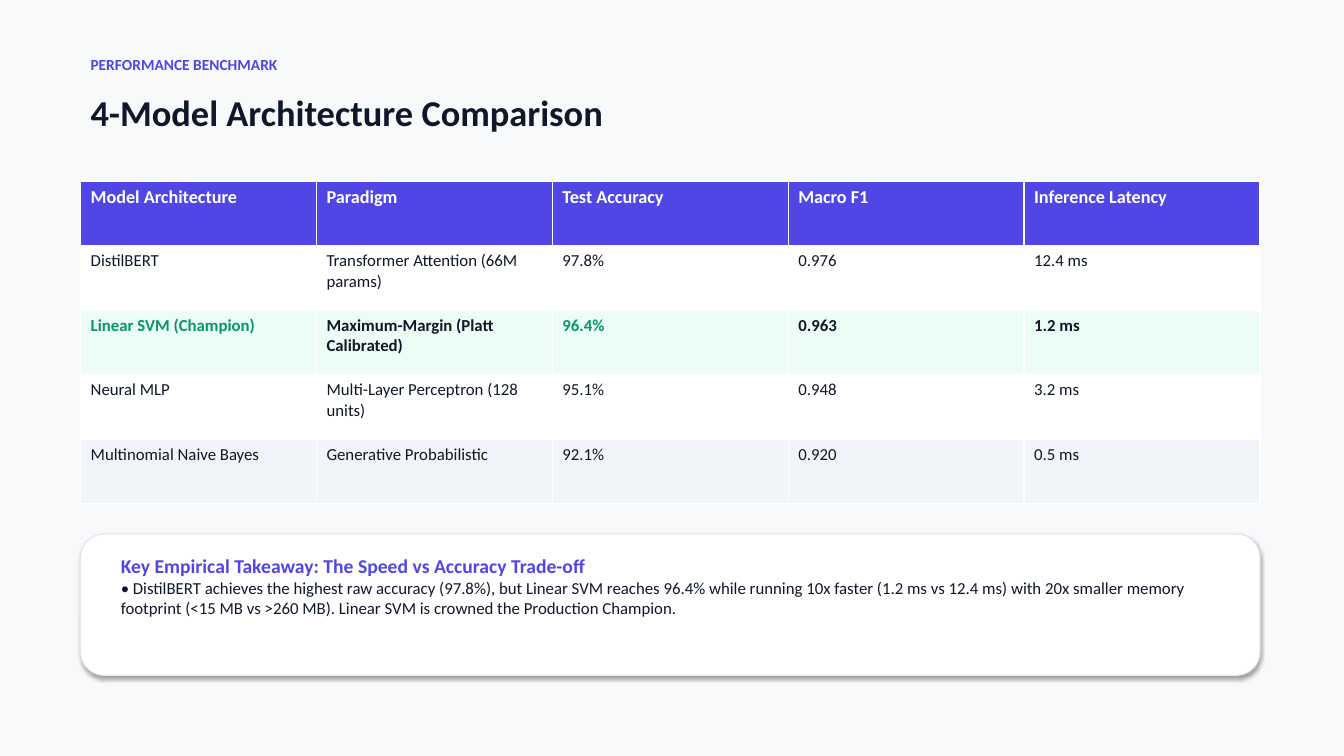
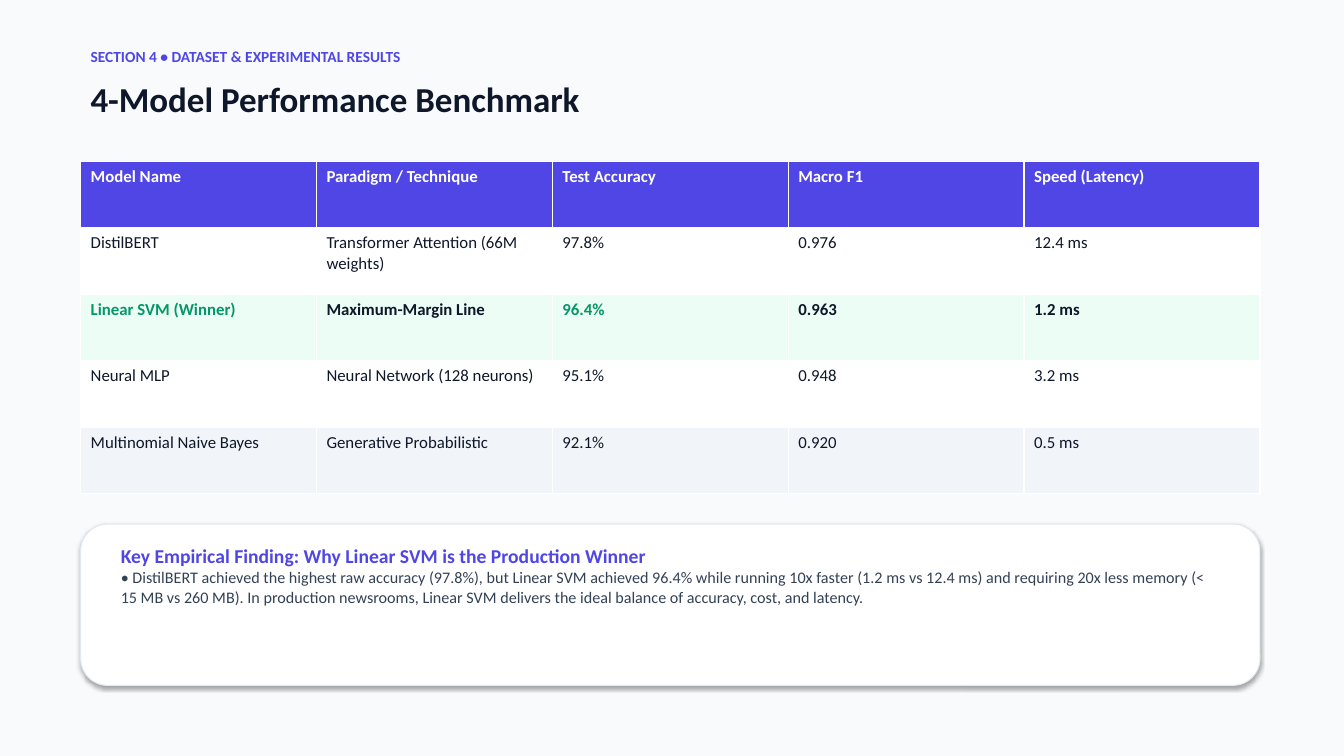
Before and after one commit to Abhijeet0848/NewsLens, a slide deck: slide 9 of docs/NewsScope_Presentation.pptx. Drawn at 1344x756 pixels with LibreOffice and Linux fonts; fonts in the diff are those of the drawing. Boxes give left, top, right and bottom in pixels: in the first picture for what was removed or moved away, otherwise in the second. Text is boxed around its words. In the diff, an @@ line names an element or a change of style, - is before the commit and + after.

Commit message:
docs: restructure presentation into 7 user-specified sections using light theme

```diff
--- a/docs/NewsScope_Presentation.pptx
+++ b/docs/NewsScope_Presentation.pptx
@@ background #F8F9FA to #F8FAFC @@
@@ text at (x1=91, y1=52, x2=401, y2=62): text changed @@
-PERFORMANCE BENCHMARK
+SECTION 4 • DATASET & EXPERIMENTAL RESULTS
@@ text at (x1=91, y1=87, x2=579, y2=113): text changed; size 26 to 25 pt @@
-4-Model Architecture Comparison
+4-Model Performance Benchmark
@@ table at (x1=81, y1=161, x2=1260, y2=494) @@
-row 1: Model Architecture | Paradigm | Test Accuracy | Macro F1 | Inference Latency
+row 1: Model Name | Paradigm / Technique | Test Accuracy | Macro F1 | Speed (Latency)
-row 2, column 2: Transformer Attention (66M params)
+row 2, column 2: Transformer Attention (66M weights)
-row 3, column 1: Linear SVM (Champion)
+row 3, column 1: Linear SVM (Winner)
-row 3, column 2: Maximum-Margin (Platt Calibrated)
+row 3, column 2: Maximum-Margin Line
-row 4, column 2: Multi-Layer Perceptron (128 units)
+row 4, column 2: Neural Network (128 neurons)
@@ size 13 to 12 pt in "Test Accuracy", "Macro F1" @@
@@ table resized from (x1=81, y1=181, x2=1260, y2=504) to (x1=81, y1=161, x2=1260, y2=494) @@
@@ rounded rectangle resized from (x1=81, y1=534, x2=1260, y2=676) to (x1=81, y1=524, x2=1260, y2=686) @@
@@ text at (x1=121, y1=549, x2=1187, y2=606): text changed; size 12 to 11.5 pt; text colour #0F172A to #334155 @@
-Key Empirical Takeaway: The Speed vs Accuracy Trade-off
-• DistilBERT achieves the highest raw accuracy (97.8%), but Linear SVM reaches 96.4% while running 10x faster (1.2 ms vs 12.4 ms) with 20x smaller memory footprint (<15 MB vs >260 MB). Linear SVM is crowned the Production Champion.
+Key Empirical Finding: Why Linear SVM is the Production Winner
+• DistilBERT achieved the highest raw accuracy (97.8%), but Linear SVM achieved 96.4% while running 10x faster (1.2 ms vs 12.4 ms) and requiring 20x less memory (< 15 MB vs 260 MB). In production newsrooms, Linear SVM delivers the ideal balance of accuracy, cost, and latency.
```
Also in this commit, not shown: 6 other slides changed, 10 slides added, 9 slides removed, 2 other files.
